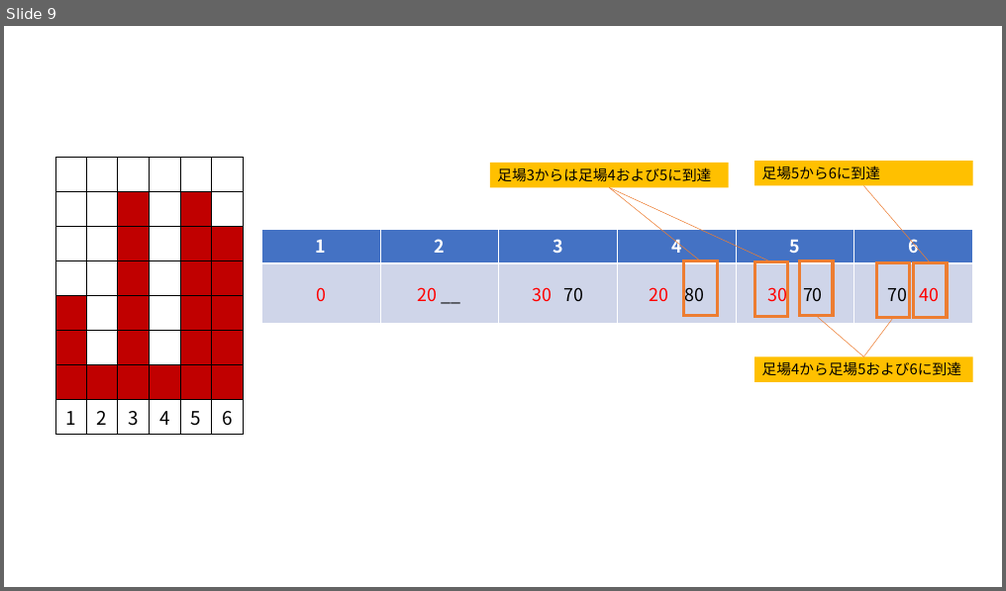
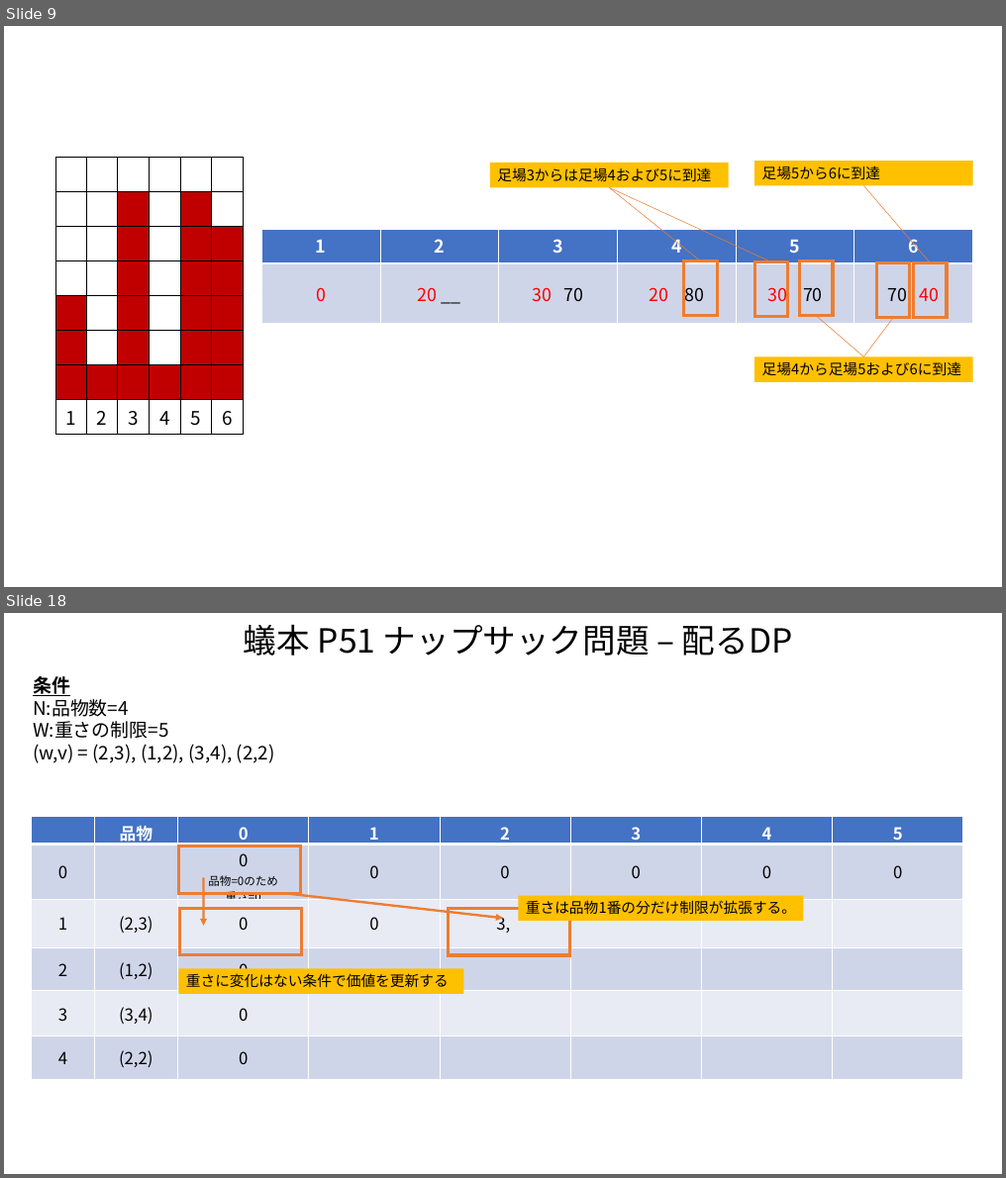
Before and after one commit to nord2sudjp/atcoder, a slide deck: 動的計画法/DP.pptx. Shown one above the other, each under a label of ours: slide 9 before the commit, slides 9 and 18 after it; the slides between them are not shown. The pictures are 1006x591 and 1006x1178 pixels, drawn with LibreOffice and Linux fonts; fonts in the diff are those of the drawing. Boxes give left, top, right and bottom in pixels: in the first picture for what was removed or moved away, otherwise in the second. Text is boxed around its words. In the diff, an @@ line names an element or a change of style, - is before the commit and + after.

```diff
--- a/動的計画法/DP.pptx
+++ b/動的計画法/DP.pptx
@@ slide 18 added at [4, 613, 1002, 1174], background #FFFFFF @@
@@ text added at [244, 624, 793, 656], 32 pt, text #000000 @@
+蟻本 P51 ナップサック問題 – 配るDP
@@ text added at [33, 676, 275, 763], 18 pt, text #000000 @@
+条件
+N:品物数=4
+W:重さの制限=5
+(w,v) = (2,3), (1,2), (3,4), (2,2)
@@ table added at [32, 817, 964, 1079], 6 rows, 8 columns @@
+ | 品物 | 0 | 1 | 2 | 3 | 4 | 5
+0 |  | 0 / 品物=0のため / 重さ=0 | 0 | 0 | 0 | 0 | 0
+1 | (2,3) | 0 | 0 | 3, |  |  | 
+2 | (1,2) | 0 |  |  |  |  | 
+3 | (3,4) | 0 |  |  |  |  | 
+4 | (2,2) | 0 |  |  |  |  | 
@@ rectangle added at [178, 847, 300, 894], outline #ED7D31 3 pt @@
@@ arrow added from (204, 878) to (204, 926), #ED7D31 2.25 pt @@
@@ rectangle added at [180, 909, 302, 956], outline #ED7D31 3 pt @@
@@ arrow added from (287, 894) to (503, 919), #ED7D31 2.25 pt @@
@@ rectangle added at [448, 909, 570, 956], outline #ED7D31 3 pt @@
@@ rectangle added at [519, 896, 804, 922], fill #FFC000, 14 pt, text #000000 @@
+重さは品物1番の分だけ制限が拡張する。
@@ rectangle added at [178, 968, 463, 994], fill #FFC000, 14 pt, text #000000 @@
+重さに変化はない条件で価値を更新する
```
Also in this commit, not shown: 1 slide changed, 10 other slides added, 9 other files.
